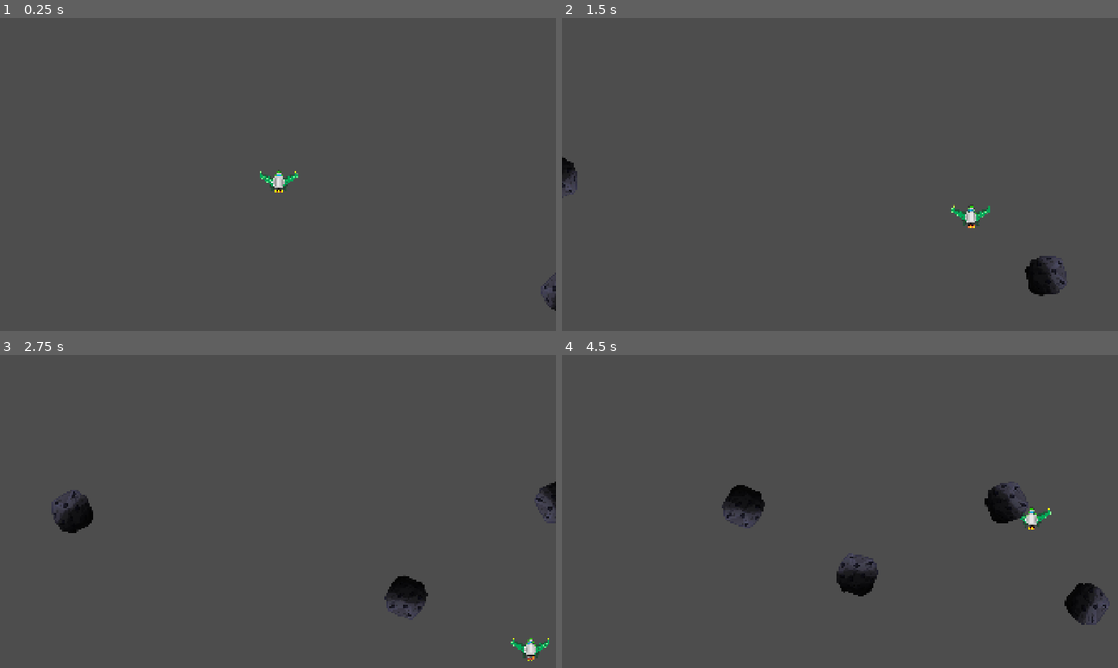
Above: before the commit, frames 1-4 (two rows, left to right).
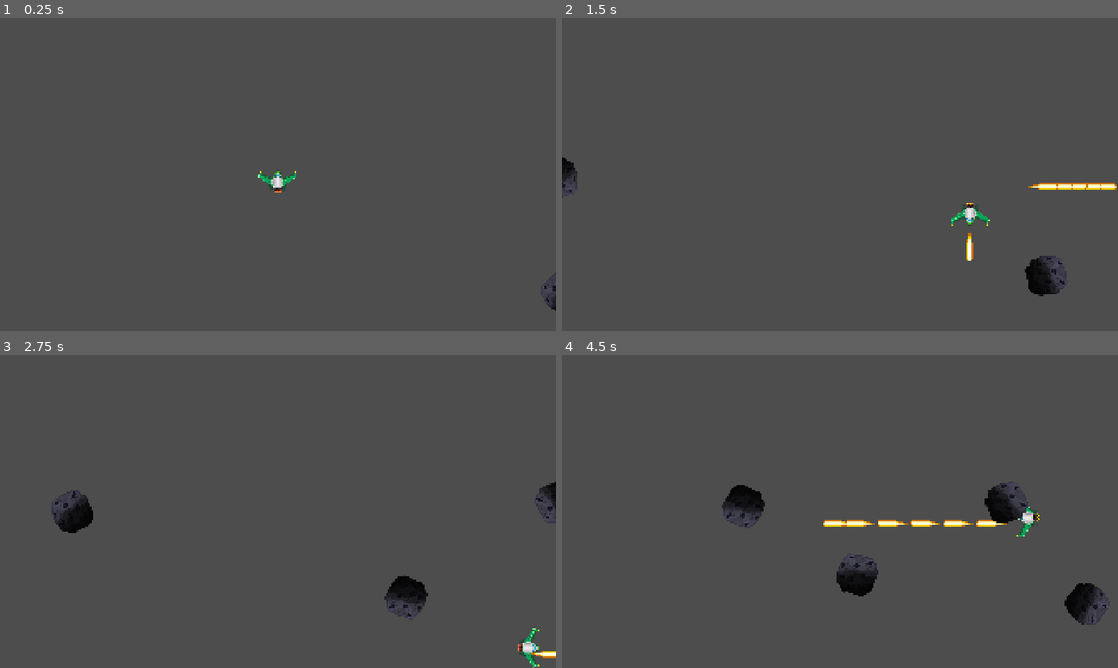
Above: after the commit, the same moments.

Repository: Mirguini/AsteroidZ
Game: Godot game, scene res://Main.tscn
Two runs of this game, one before a commit and one after it. Both use one fixed random seed, a clock stepped at 60 frames per second and the inputs below.
Inputs (mouse positions are in pixels of both pictures, inside the frame that each line leads up to):
- Up to frame 1 (0.25 s): no input
- Up to frame 2 (1.5 s): move the mouse to (962, 158) at 0.52 s; press the mouse at (962, 158) at 0.53 s; hold D (moveRight) 0.53-1.28 s; move the mouse to (728, 190) at 1.27 s; release the mouse at (728, 190) at 1.28 s; hold S (moveDown) from 1.28 s (still down); click (728, 190) at 1.35 s
- Up to frame 3 (2.75 s): move the mouse to (333, 442) at 2.02 s; release S (moveDown) at 2.03 s; press the mouse at (333, 442) at 2.03 s; hold D (moveRight) from 2.03 s (still down)
- Up to frame 4 (4.5 s): move the mouse to (812, 574) at 2.77 s; release D (moveRight) at 2.78 s; release the mouse at (812, 574) at 2.78 s; hold W (moveUp) 2.78-3.53 s; click (812, 574) at 2.85 s; move the mouse to (1006, 558) at 3.52 s; press the mouse at (1006, 558) at 3.53 s; hold A (moveLeft) from 3.53 s (still down); move the mouse to (673, 464) at 4.27 s; release the mouse at (673, 464) at 4.28 s; click (673, 464) at 4.35 s

The runs differ from the first frame. In frame 1, 0.2% of the frame differs, in the area x 46-54%, y 48-56%; in frame 2, 0.7%; in frame 3, 0.4%; in frame 4, 0.8%, in the area x 47-88%, y 48-58%.

Commit message:
Shooting
He afegit la possibilitat de que el player dispari amb la nau. He tingut complicacions a l'hora de que l'sprite de la bala surti apuntant a la direcció a la qual apunta el jugador tot i aixo ho he pogut solucionar.

Diff:
--- a/asteroid-z/Asteroid.tscn
+++ b/asteroid-z/Asteroid/Asteroid.tscn
@@ -1,7 +1,7 @@
 [gd_scene load_steps=4 format=3 uid="uid://ba4t4nc0diy76"]
 
 [ext_resource type="Texture2D" uid="uid://ov3q6cjl5y06" path="res://AsteroidSpawner/asteroid.png" id="1_l7pm1"]
-[ext_resource type="Script" uid="uid://b1cg0kvg0qync" path="res://asteroid.gd" id="1_n00aa"]
+[ext_resource type="Script" uid="uid://b1cg0kvg0qync" path="res://Asteroid/asteroid.gd" id="1_n00aa"]
 
 [sub_resource type="CircleShape2D" id="CircleShape2D_n00aa"]
 radius = 53.65
--- a/asteroid-z/Main.tscn
+++ b/asteroid-z/Main.tscn
@@ -2,7 +2,7 @@
 
 [ext_resource type="Script" uid="uid://dcuiowus0yb5w" path="res://AsteroidSpawner/AsteroidSpawner.gd" id="1_cm0pq"]
 [ext_resource type="Script" uid="uid://dhexchyqwh5a2" path="res://Player/playerSpawner.gd" id="1_r0du0"]
-[ext_resource type="PackedScene" uid="uid://ba4t4nc0diy76" path="res://Asteroid.tscn" id="2_fos0i"]
+[ext_resource type="PackedScene" uid="uid://ba4t4nc0diy76" path="res://Asteroid/Asteroid.tscn" id="2_fos0i"]
 [ext_resource type="PackedScene" uid="uid://t2d37sioy1wh" path="res://Player/Player.tscn" id="4_cm0pq"]
 
 [node name="MainScene" type="Node2D"]
@@ -13,7 +13,7 @@
 script = ExtResource("1_cm0pq")
 asteroidObject = ExtResource("2_fos0i")
 
-[node name="Node2D" type="Node2D" parent="."]
+[node name="PlayerSpawner" type="Node2D" parent="."]
 position = Vector2(-1, 21)
 script = ExtResource("1_r0du0")
 player_scene = ExtResource("4_cm0pq")
--- /dev/null
+++ b/asteroid-z/Player/Bullet/Bullet.gd
@@ -0,0 +1,18 @@
+extends Area2D
+
+@export var speed: float = 900.0
+@export var lifetime: float = 1.2
+
+var direction: Vector2 = Vector2.ZERO
+
+func _ready() -> void:
+	if direction.length() > 0.001:
+		rotation = direction.angle() + deg_to_rad(90)
+
+	await get_tree().create_timer(lifetime).timeout
+	queue_free()
+
+
+func _physics_process(delta: float) -> void:
+	# Moviment
+	global_position += direction.normalized() * speed * delta
--- /dev/null
+++ b/asteroid-z/Player/Bullet/Bullet.tscn
@@ -0,0 +1,19 @@
+[gd_scene load_steps=4 format=3 uid="uid://pam55yfjpc2"]
+
+[ext_resource type="Script" uid="uid://bncljdtnbb7ne" path="res://Player/Bullet/Bullet.gd" id="1_vswe5"]
+[ext_resource type="Texture2D" uid="uid://cl0mapqrxsyco" path="res://Player/Bullet/bullet.png" id="2_di272"]
+
+[sub_resource type="RectangleShape2D" id="RectangleShape2D_5laij"]
+size = Vector2(20, 55)
+
+[node name="Bullet" type="Area2D"]
+script = ExtResource("1_vswe5")
+
+[node name="CollisionShape2D" type="CollisionShape2D" parent="."]
+position = Vector2(0, -17.5)
+shape = SubResource("RectangleShape2D_5laij")
+
+[node name="Sprite2D" type="Sprite2D" parent="."]
+rotation = -1.5707964
+scale = Vector2(0.081002615, 0.081002615)
+texture = ExtResource("2_di272")
--- a/asteroid-z/Player/Player.tscn
+++ b/asteroid-z/Player/Player.tscn
@@ -1,6 +1,7 @@
-[gd_scene load_steps=4 format=3 uid="uid://t2d37sioy1wh"]
+[gd_scene load_steps=5 format=3 uid="uid://t2d37sioy1wh"]
 
 [ext_resource type="Script" uid="uid://cu7aa85jadpi3" path="res://Player/playerController.gd" id="1_q3lat"]
+[ext_resource type="PackedScene" uid="uid://pam55yfjpc2" path="res://Player/Bullet/Bullet.tscn" id="2_ddoul"]
 [ext_resource type="Texture2D" uid="uid://u7im126gtey" path="res://Player/nau.webp" id="2_tok1r"]
 
 [sub_resource type="RectangleShape2D" id="RectangleShape2D_ddoul"]
@@ -8,12 +9,18 @@
 
 [node name="Player" type="CharacterBody2D"]
 script = ExtResource("1_q3lat")
+bullet = ExtResource("2_ddoul")
 
 [node name="Sprite2D" type="Sprite2D" parent="."]
 position = Vector2(3, 4)
 scale = Vector2(0.28515625, 0.28515625)
 texture = ExtResource("2_tok1r")
+offset = Vector2(-13.385, 0)
 
 [node name="CollisionShape2D" type="CollisionShape2D" parent="."]
 position = Vector2(4, 3)
 shape = SubResource("RectangleShape2D_ddoul")
+
+[node name="Muzzle" type="Marker2D" parent="."]
+position = Vector2(0, -54.815)
+gizmo_extents = 0.0
--- a/asteroid-z/Player/playerController.gd
+++ b/asteroid-z/Player/playerController.gd
@@ -1,6 +1,14 @@
 extends CharacterBody2D
 
 @export var speed := 600.0
+
+
+var aimDir := Vector2.RIGHT
+
+@export var bullet: PackedScene
+@export var fireCd: float = 0.15
+@onready var muzzle: Marker2D = $Muzzle
+var canShoot := true
 
 func _process(delta: float) -> void:
 		var input_vector = Vector2.ZERO
@@ -13,3 +21,41 @@
 		velocity = input_vector * speed
 
 		move_and_slide()
+
+		if input_vector.length() > 0.01:
+			aimDir = input_vector
+
+			if abs(aimDir.x) > abs(aimDir.y):
+				if aimDir.x > 0:
+					rotation = deg_to_rad(90)
+				else:
+					rotation = deg_to_rad(-90)
+			else:
+				if aimDir.y < 0:
+					rotation = 0
+				else:
+					rotation = deg_to_rad(180)
+
+		if Input.is_action_pressed("Shoot"):
+			tryShoot()
+
+func tryShoot() -> void:
+	if not canShoot:
+		return
+	if bullet == null:
+		push_warning("Assigna l'escena de la bullet!")
+		return
+
+	canShoot = false
+
+	var b = bullet.instantiate()
+	b.global_position = muzzle.global_position
+
+	# ✅ Direcció del tret = on apuntes (ja està bé amb el teu sistema)
+	if "direction" in b:
+		b.direction = aimDir.normalized()
+
+	get_parent().add_child(b)
+
+	await get_tree().create_timer(fireCd).timeout
+	canShoot = true
--- a/asteroid-z/main.gd
+++ /dev/null
@@ -1,11 +0,0 @@
-extends Node2D
-
-
-# Called when the node enters the scene tree for the first time.
-func _ready() -> void:
-	pass # Replace with function body.
-
-
-# Called every frame. 'delta' is the elapsed time since the previous frame.
-func _process(delta: float) -> void:
-	pass
--- a/asteroid-z/project.godot
+++ b/asteroid-z/project.godot
@@ -43,3 +43,8 @@
 "events": [Object(InputEventKey,"resource_local_to_scene":false,"resource_name":"","device":-1,"window_id":0,"alt_press …(192 unchanged characters)…
 ]
 }
+Shoot={
+"deadzone": 0.2,
+"events": [Object(InputEventMouseButton,"resource_local_to_scene":false,"resource_name":"","device":-1,"window_id":0,"alt_pressed":false,"shift_pressed":false,"ctrl_pressed":false,"meta_pressed":false,"button_mask":0,"position":Vector2(0, 0),"global_position":Vector2(0, 0),"factor":1.0,"button_index":1,"canceled":false,"pressed":false,"double_click":false,"script":null)
+]
+}
Renamed: asteroid-z/asteroid.gd -> asteroid-z/Asteroid/asteroid.gd
Renamed: asteroid-z/asteroid.gd.uid -> asteroid-z/Asteroid/asteroid.gd.uid
Not shown, added: asteroid-z/Player/Bullet/Bullet.gd.uid
Binary file added: asteroid-z/Player/Bullet/bullet.png
Not shown, added: asteroid-z/Player/Bullet/bullet.png.import
Not shown, removed: asteroid-z/main.gd.uid
